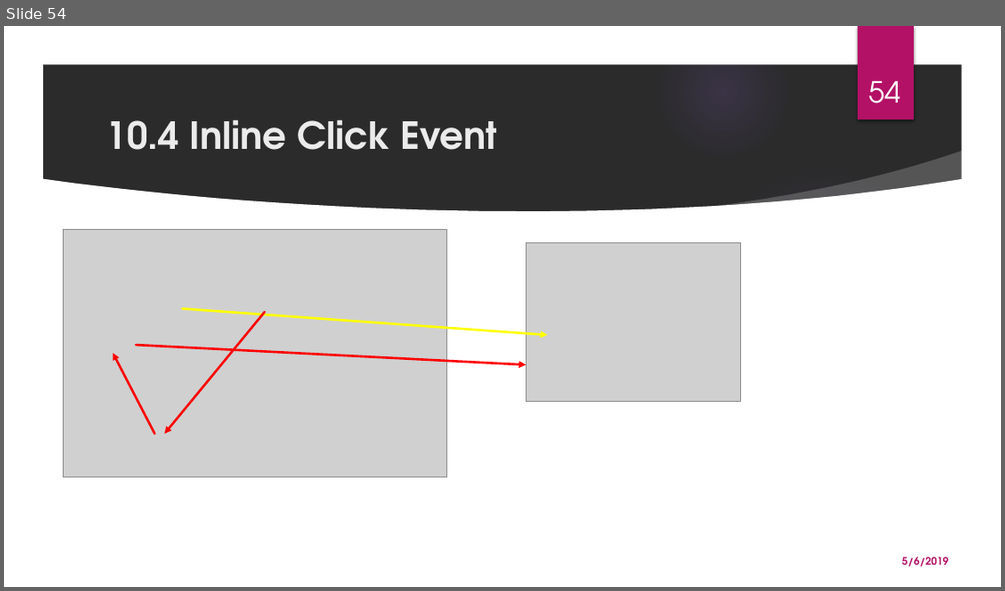
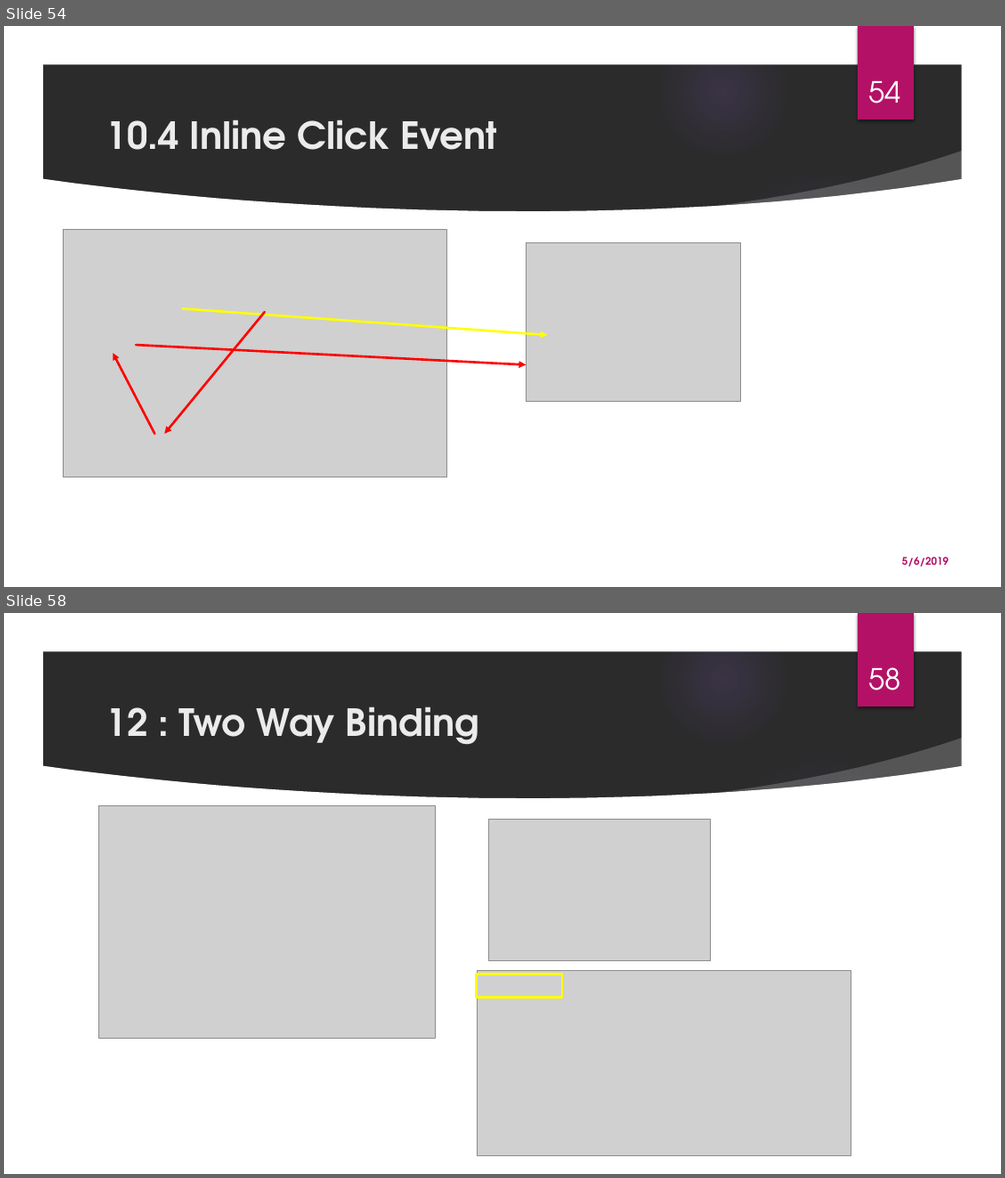
Before and after one commit to monicka2479/AngularSession, a slide deck: Angular Presentation.pptx. Shown one above the other, each under a label of ours: slide 54 before the commit, slides 54 and 58 after it; the slides between them are not shown. The pictures are 1005x591 and 1005x1178 pixels, drawn with LibreOffice and Linux fonts; fonts in the diff are those of the drawing; grey boxes stand for pictures; background and template pictures are left out; a plain dark background stands for a picture behind light text. Boxes give left, top, right and bottom in pixels: in the first picture for what was removed or moved away, otherwise in the second. Text is boxed around its words. In the diff, an @@ line names an element or a change of style, - is before the commit and + after.

Commit message:
Updated TRW, two way binding

```diff
--- a/Angular Presentation.pptx
+++ b/Angular Presentation.pptx
@@ slide 58 added at [4, 613, 1001, 1174], background picture (left out); not listed: 9 template elements that a slide beside it also shows @@
@@ page number added at [868, 667, 900, 690], 28 pt, text #FFFFFF @@
+58
@@ title added at [105, 706, 479, 745], 36 pt, text #EBEBEB, bold @@
+12 : Two Way Binding
@@ picture added at [98, 806, 435, 1038] @@
@@ picture added at [488, 819, 711, 962] @@
@@ rectangle added at [477, 974, 563, 997], outline #FFFF00 2.25 pt @@
@@ picture added at [477, 970, 850, 1155] @@
```
Also in this commit, not shown: 3 slides changed, 1 other slide added.
